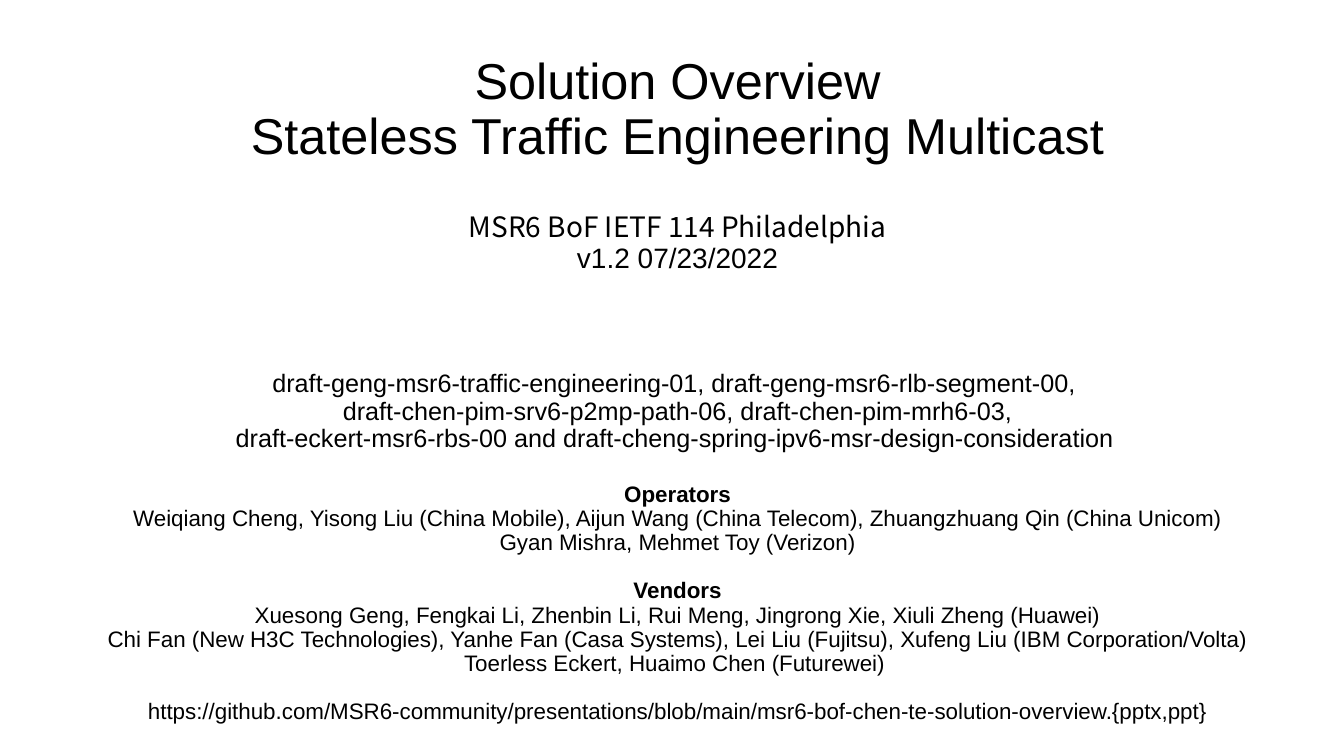
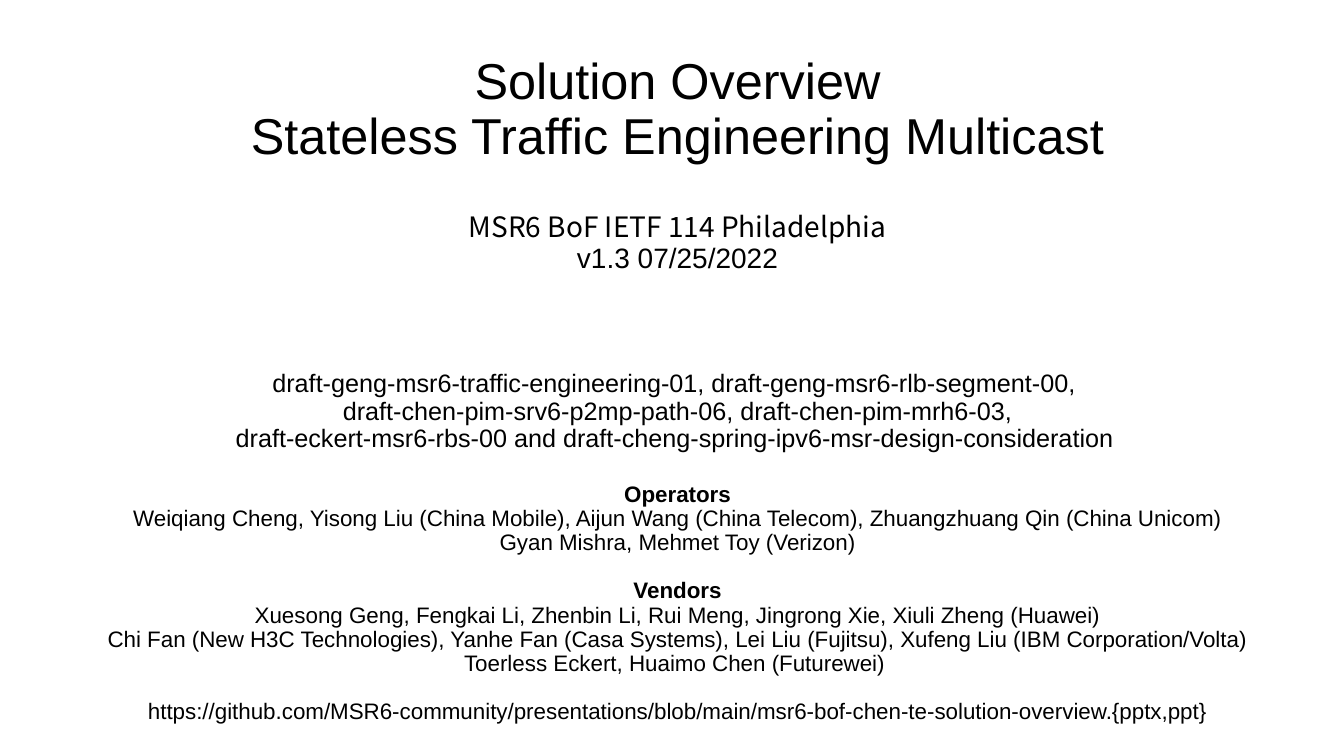
Before and after one commit to MSR6-community/presentations, a slide deck: slide 1 of msr6-bof-chen-te-solution-overview.pptx. Drawn at 1344x756 pixels with LibreOffice and Linux fonts; fonts in the diff are those of the drawing. Boxes give left, top, right and bottom in pixels: in the first picture for what was removed or moved away, otherwise in the second. Text is boxed around its words. In the diff, an @@ line names an element or a change of style, - is before the commit and + after.

```diff
--- a/msr6-bof-chen-te-solution-overview.pptx
+++ b/msr6-bof-chen-te-solution-overview.pptx
@@ title at [236, 62, 1113, 507]: text changed @@
-Solution Overview
-Stateless Traffic Engineering Multicast
-MSR6 BoF IETF 114 Philadelphia
-v1.2 07/23/2022
-draft-geng-msr6-traffic-engineering-01, draft-geng-msr6-rlb-segment-00,
-draft-chen-pim-srv6-p2mp-path-06, draft-chen-pim-mrh6-03,
-draft-eckert-msr6-rbs-00 and draft-cheng-spring-ipv6-msr-design-consideration
-Operators
+Solution Overview
+Stateless Traffic Engineering Multicast
+MSR6 BoF IETF 114 Philadelphia
+v1.3 07/25/2022
+draft-geng-msr6-traffic-engineering-01, draft-geng-msr6-rlb-segment-00,
+draft-chen-pim-srv6-p2mp-path-06, draft-chen-pim-mrh6-03,
+draft-eckert-msr6-rbs-00 and draft-cheng-spring-ipv6-msr-design-consideration
+Operators
```
Also in this commit, not shown: 3 other slides changed, 1 other file.
